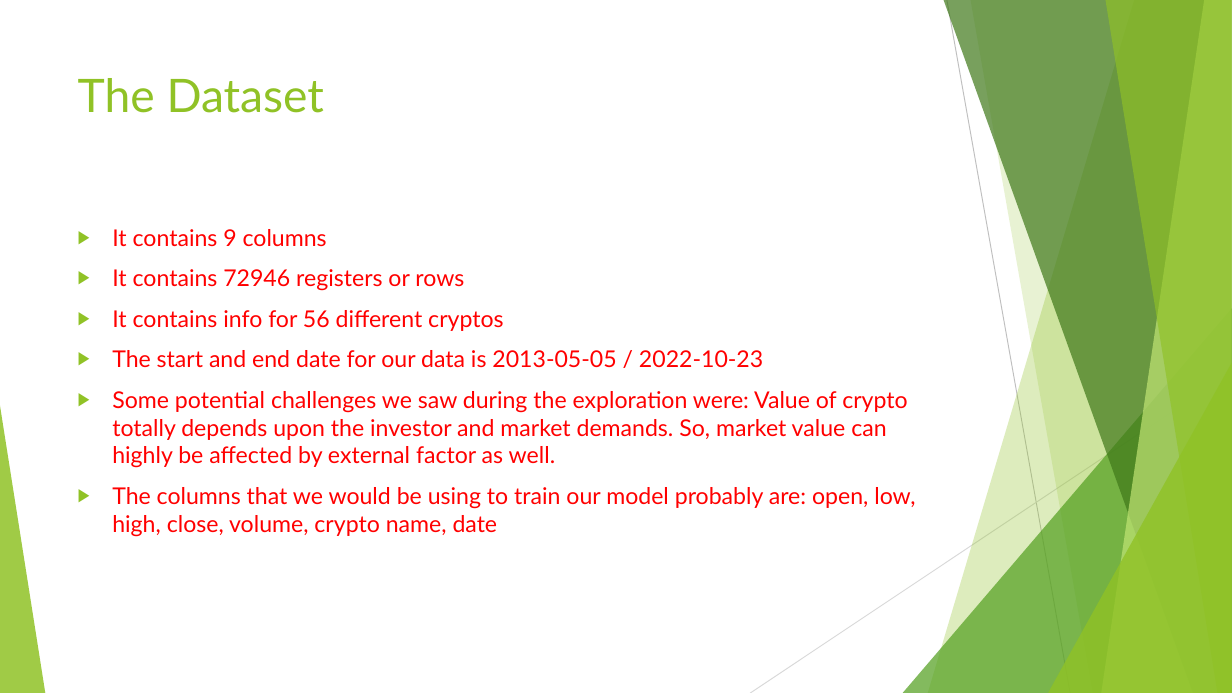
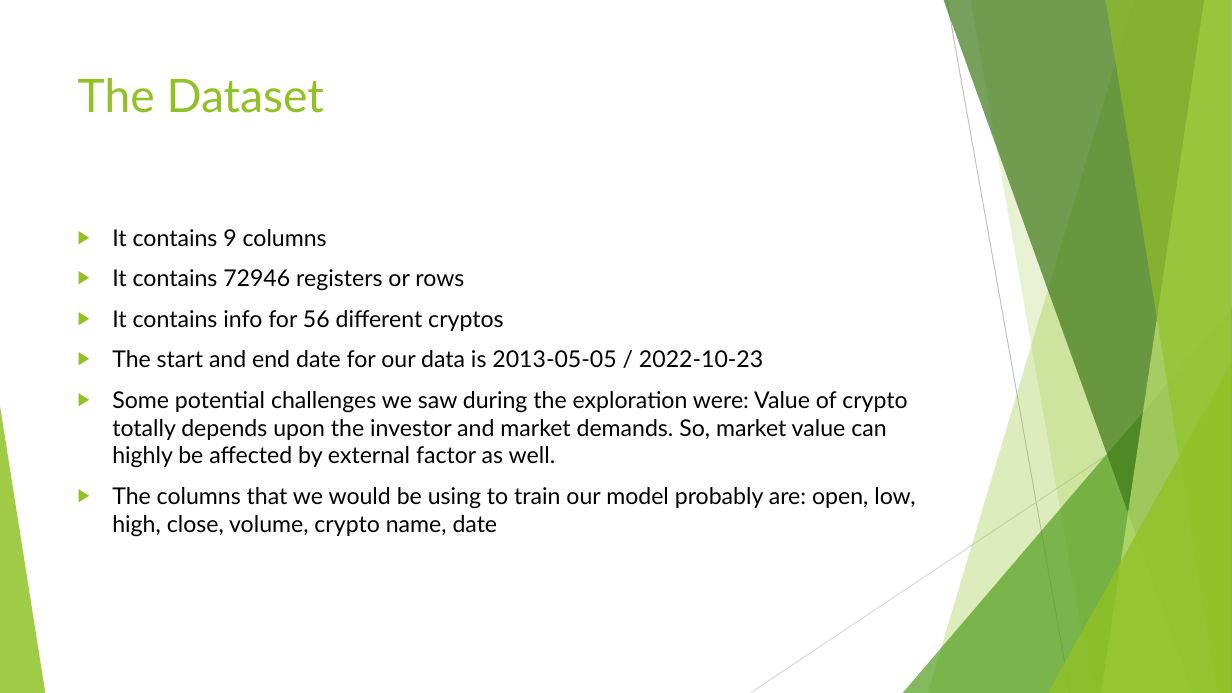
Before and after one commit to drummersoul/Cryptocurrency-Price-Prediction, a slide deck: slide 12 of Power Point Presentations/Presentation Week 3 Group D.pptx (slide 11 before the commit). Drawn at 1232x693 pixels with LibreOffice and Linux fonts; fonts in the diff are those of the drawing. Boxes give left, top, right and bottom in pixels: in the first picture for what was removed or moved away, otherwise in the second. Text is boxed around its words. In the diff, an @@ line names an element or a change of style, - is before the commit and + after.

```diff
--- a/Power Point Presentations/Presentation Week 3 Group D.pptx
+++ b/Power Point Presentations/Presentation Week 3 Group D.pptx
@@ text "It contains 9 columns" at <box>112,229,915,537</box>: text colour #FF0000 to #000000 @@
```
Also in this commit, not shown: 8 other slides changed, 1 slide added, 1 other file.
